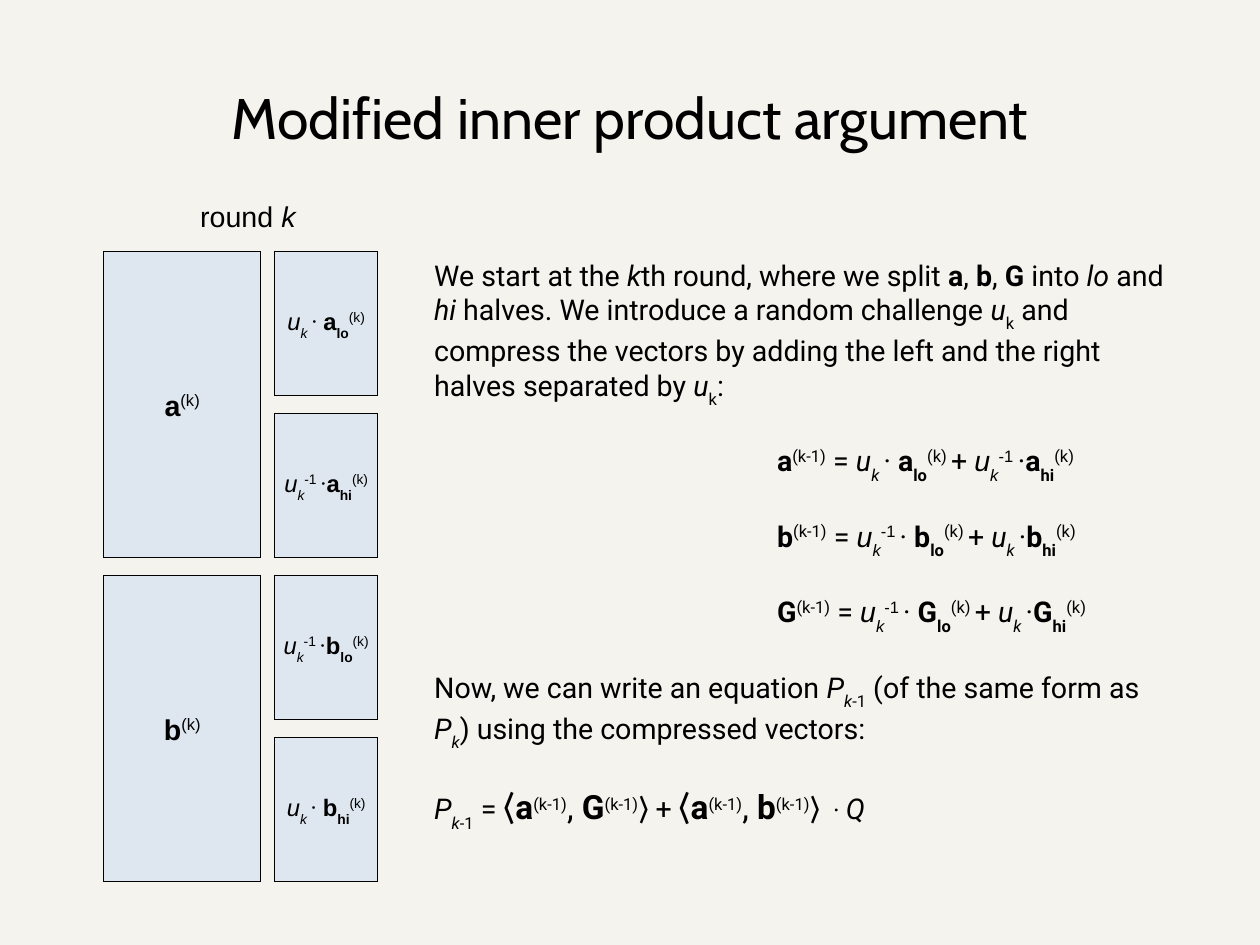
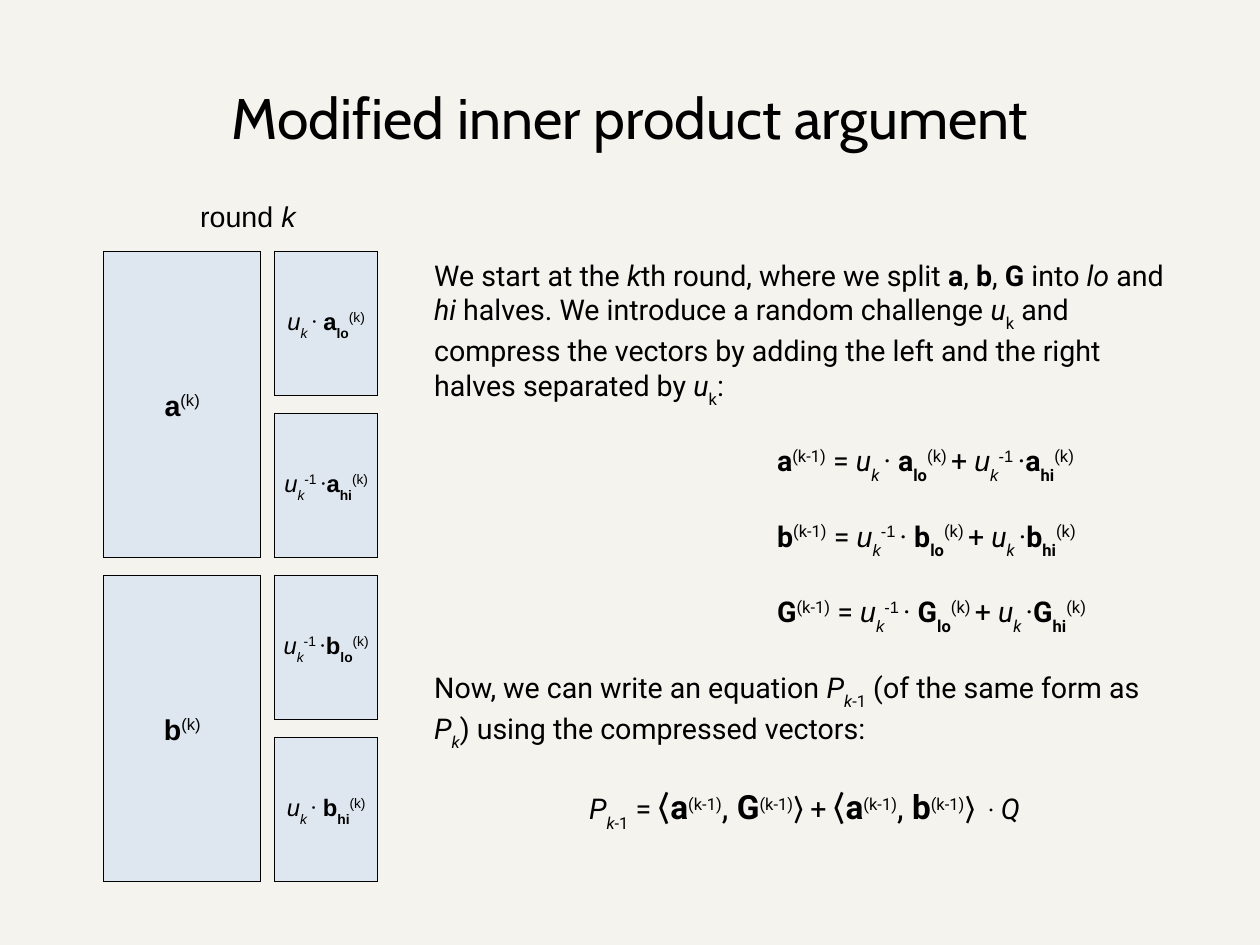
Before and after one commit to daira/halographs, a slide deck: slide 16 of deepdive.odp. Drawn at 1260x945 pixels with LibreOffice and Linux fonts; fonts in the diff are those of the drawing. Boxes give left, top, right and bottom in pixels: in the first picture for what was removed or moved away, otherwise in the second. Text is boxed around its words. In the diff, an @@ line names an element or a change of style, - is before the commit and + after.

```diff
--- a/deepdive.odp
+++ b/deepdive.odp
@@ text at box(607, 792, 1020, 829): alignment left to centre @@
```
Also in this commit, not shown: 7 other slides changed, 2 slides added, 2 slides removed, 1 other file.
